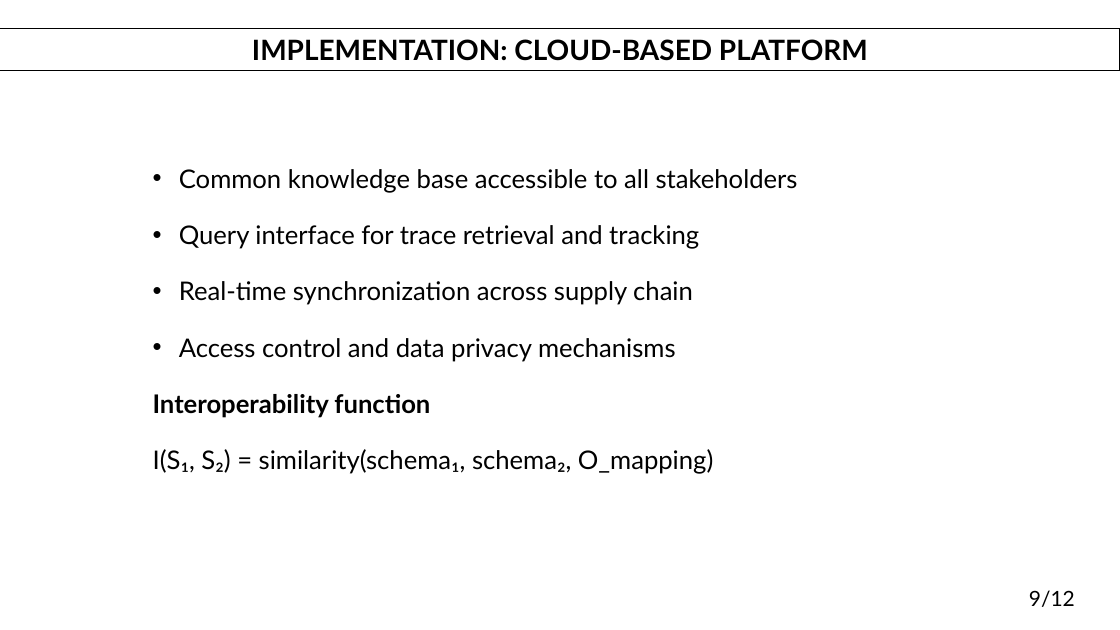
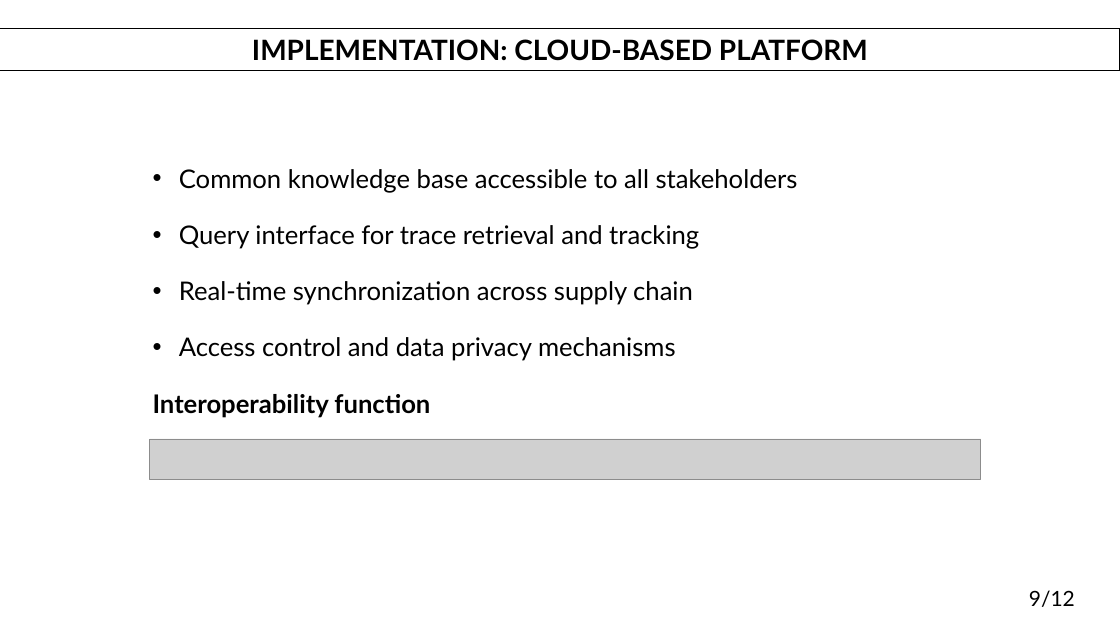
Before and after one commit to DanielWhy7/FSR, a slide deck: slide 9 of presentaion2.pptx. Drawn at 1120x630 pixels with LibreOffice and Linux fonts; fonts in the diff are those of the drawing; grey boxes stand for pictures. Boxes give left, top, right and bottom in pixels: in the first picture for what was removed or moved away, otherwise in the second. Text is boxed around its words. In the diff, an @@ line names an element or a change of style, - is before the commit and + after.

```diff
--- a/presentaion2.pptx
+++ b/presentaion2.pptx
@@ picture added at <box>150,439,981,480</box> @@
@@ text at <box>153,449,713,474</box>: paragraph removed @@
-I(S₁, S₂) = similarity(schema₁, schema₂, O_mapping)
```
Also in this commit, not shown: 1 other slide changed.
